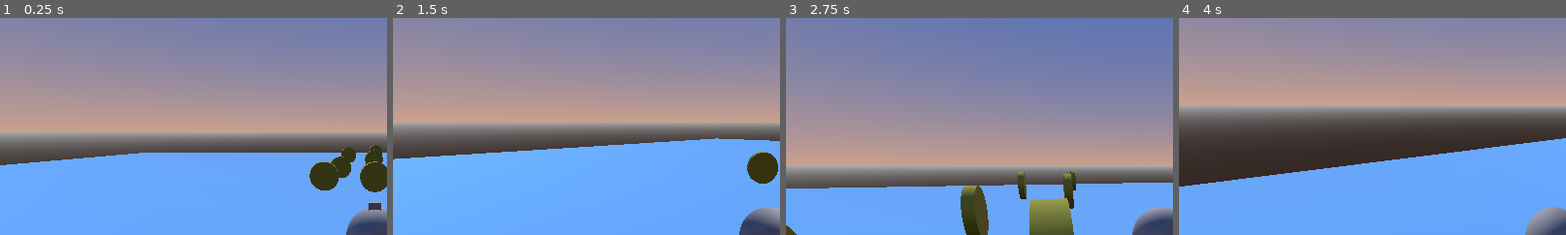
Above: before the commit, frames 1-4 (left to right).
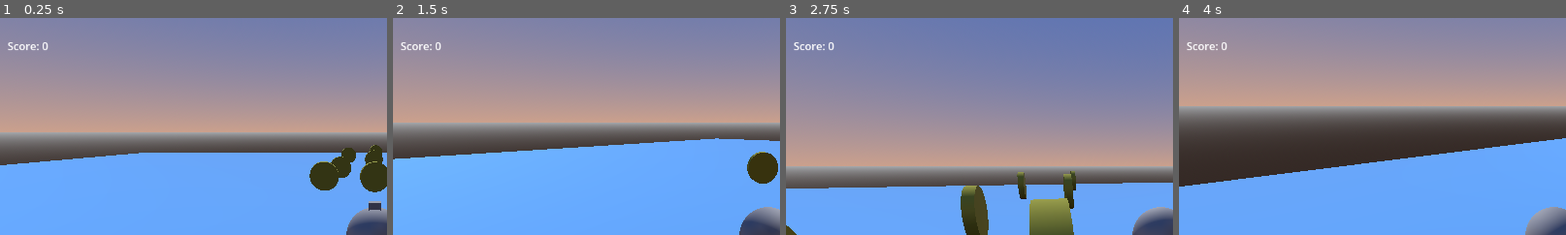
Above: after the commit, the same moments.

Repository: Umapyoi-yon/proyecto-rv-02
Game: Godot game, scene res://escenas/main.tscn
The game is run twice, just before and just after one commit, with the same random seed, the same clock (stepped at 60 frames per second) and the same inputs.
Inputs (mouse positions are % of the whole screen's width and height, from its top left):
- Up to frame 1 (0.25 s): no input
- Up to frame 2 (1.5 s): move the mouse to (55, 50) at 0.52 s; hold W (up) from 0.53 s (still down); move the mouse to (45, 50) at 1.27 s
- Up to frame 3 (2.75 s): keep holding W (up); move the mouse to (52, 48) at 2.02 s
- Up to frame 4 (4 s): keep holding W (up); move the mouse to (49, 52) at 2.77 s; move the mouse to (57, 51) at 3.52 s
The pictures show only the part of the screen within x 2-52%, y 0-50%; the shares and areas given below are measured in that part.

The runs differ from the first frame. In frame 1, 0.2% of the frame differs, in the area x 2-13%, y 11-15%; in frame 2, 0.2%; in frame 3, 0.2%; in frame 4, 0.2%.

Commit message:
sexto commit - Hud - Puntos

Diff:
--- a/escenas/coin_colletion.gd
+++ b/escenas/coin_colletion.gd
@@ -19,6 +19,7 @@
 		print("colision por clase")
 
 	print("colision con layer")
-
 	emit_signal("coinCollected")
+	GameManager.addpoint()
+	print(GameManager.getPoints())
 	queue_free()
--- a/escenas/game_manager.gd
+++ b/escenas/game_manager.gd
@@ -1,7 +1,7 @@
 extends Node
-
 @onready var audio_stream_player_3d: AudioStreamPlayer3D = $AudioStreamPlayer3D
 
+var points := 0
 # Called when the node enters the scene tree for the first time.
 func _ready() -> void:
 	var coins = get_tree().get_nodes_in_group("Coleccionables")
@@ -14,3 +14,9 @@
 # Called every frame. 'delta' is the elapsed time since the previous frame.
 func _process(delta: float) -> void:
 	pass
+
+func addpoint():
+	points+=1
+
+func getPoints():
+	return points
--- /dev/null
+++ b/escenas/hud.gd
@@ -0,0 +1,12 @@
+extends CanvasLayer
+@onready var score: Label = $Control/MarginContainer/Score
+
+
+# Called when the node enters the scene tree for the first time.
+func _ready() -> void:
+	pass # Replace with function body.
+
+
+# Called every frame. 'delta' is the elapsed time since the previous frame.
+func _process(delta: float) -> void:
+	score.text = "Score: " + str(GameManager.getPoints())
--- /dev/null
+++ b/escenas/hud.tscn
@@ -0,0 +1,27 @@
+[gd_scene load_steps=2 format=3 uid="uid://b7p2m01jloo1w"]
+
+[ext_resource type="Script" uid="uid://drs8rrki3tt4d" path="res://escenas/hud.gd" id="1_m5lxu"]
+
+[node name="HUD" type="CanvasLayer"]
+script = ExtResource("1_m5lxu")
+
+[node name="Control" type="Control" parent="."]
+layout_mode = 3
+anchors_preset = 15
+anchor_right = 1.0
+anchor_bottom = 1.0
+grow_horizontal = 2
+grow_vertical = 2
+
+[node name="MarginContainer" type="MarginContainer" parent="Control"]
+layout_mode = 0
+offset_right = 40.0
+offset_bottom = 40.0
+theme_override_constants/margin_left = 30
+theme_override_constants/margin_top = 30
+theme_override_constants/margin_right = 30
+theme_override_constants/margin_bottom = 30
+
+[node name="Score" type="Label" parent="Control/MarginContainer"]
+layout_mode = 2
+text = "score:0"
--- a/escenas/player.tscn
+++ b/escenas/player.tscn
@@ -1,6 +1,7 @@
-[gd_scene load_steps=5 format=3 uid="uid://dk0q5n3cdeg85"]
+[gd_scene load_steps=6 format=3 uid="uid://dk0q5n3cdeg85"]
 
 [ext_resource type="Script" uid="uid://cvf560qkab8sd" path="res://escenas/player.gd" id="1_esbpa"]
+[ext_resource type="PackedScene" uid="uid://b7p2m01jloo1w" path="res://escenas/hud.tscn" id="2_kkt6c"]
 
 [sub_resource type="SphereMesh" id="SphereMesh_sh265"]
 
@@ -27,3 +28,5 @@
 [node name="MeshInstance3D2" type="MeshInstance3D" parent="."]
 transform = Transform3D(0.22292209, 0, 0, 0, 0.3879699, 0, 0, 0, 0.1888848, 0, 0.40527028, 0)
 mesh = SubResource("BoxMesh_kkt6c")
+
+[node name="HUD" parent="." instance=ExtResource("2_kkt6c")]
Not shown, added: escenas/hud.gd.uid
